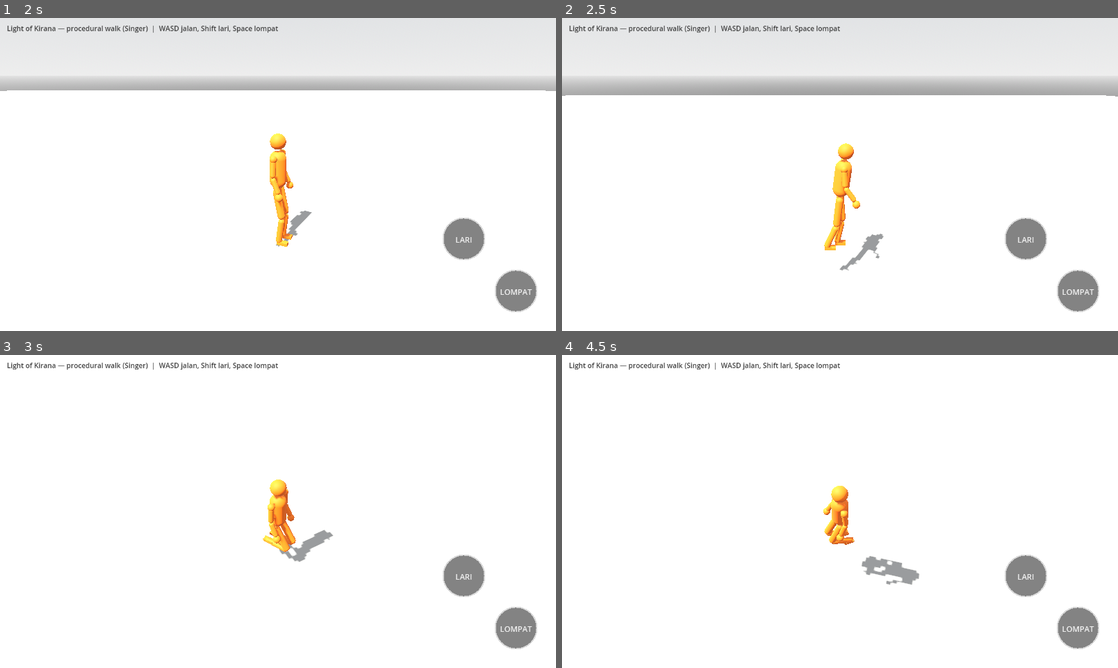
Above: before the commit, frames 1-4 (two rows, left to right).
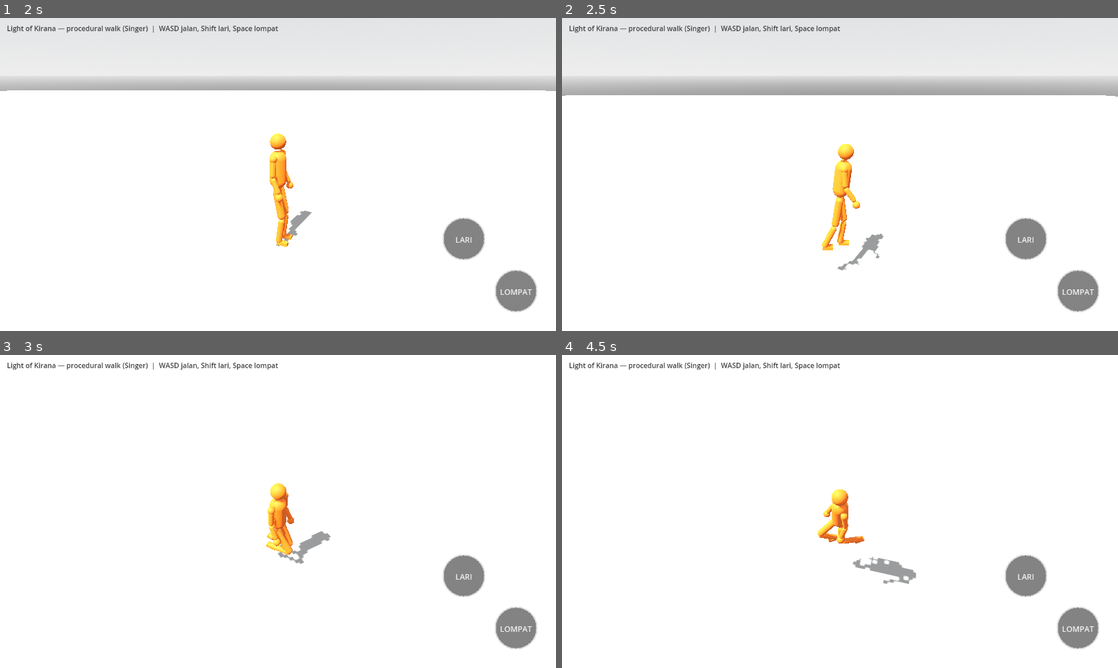
Above: after the commit, the same moments.

Repository: bagus123triga/light-of-kirana
Game: Godot game, scene res://scenes/main.tscn
Same seed, same stepped clock (60 frames per second), same inputs: the game is played once before the commit and once after it.
Inputs (mouse positions are in pixels of both pictures, inside the frame that each line leads up to):
- Up to frame 1 (2 s): tap Enter at 0.5 s; drag from (55, 271) to (333, 105) at 0.52 s; drag from (461, 240) to (250, 237) at 1.27 s
- Up to frame 2 (2.5 s): move the mouse to (1079, 290) at 2.02 s; hold D from 2.03 s (still down); hold Shift from 2.03 s (still down); click (1079, 290) at 2.17 s
- Up to frame 3 (3 s): release D at 2.75 s; release Shift at 2.75 s; drag from (250, 574) to (111, 464) at 2.77 s
- Up to frame 4 (4.5 s): move the mouse to (1006, 558) at 3.52 s; hold A 3.53-4.25 s; hold Shift 3.53-4.25 s; tap Space at 3.77 s; drag from (673, 464) to (756, 433) at 4.27 s

Frame 1 is identical in both runs. In frame 2, 0.3% of the frame differs, in the area x 46-57%, y 40-81%; in frame 3, 0.7%; in frame 4, 0.8%, in the area x 46-65%, y 41-74%.

Commit message:
Increase running stride and animate true alternating scissor jump

Diff:
--- a/scripts/procedural_humanoid.gd
+++ b/scripts/procedural_humanoid.gd
@@ -37,7 +37,7 @@
 # (1,65 m dari posisi badan saat trigger) dan swing TIDAK diturunkan dari
 # stride/speed — swing ditentukan siklus langkah, bukan kecepatan.
 const RUN_SWING := 0.40
-const RUN_STRIDE := 1.55
+const RUN_STRIDE := 1.80
 const RUN_GATE := 0.75  # kaki kedua baru boleh toe-off saat kaki pertama 75% ayunannya
 const RUN_FOOT_CLEARANCE := 0.24  # lutut terangkat lebih tinggi saat lari
 # Proportions (Bagus, 2026-11-09): upper thigh LONGER than lower
@@ -114,6 +114,7 @@
 var jump_timer := 0.0
 var jump_crouch := 0.0
 var run_jump_phase := 0.0
+var jump_from_run := false
 
 
 func _orange_material() -> StandardMaterial3D:
@@ -364,6 +365,8 @@
 		if jump_state == 0 and (test_mode or is_on_floor()):
 			jump_state = 1
 			jump_timer = 0.16
+			jump_from_run = is_running
+			run_jump_phase = 0.0
 			# Cancel any step in progress: a foot mid-swing to a
 			# far-ahead (1.1 m run) target would land way in front
 			# while the body is airborne, and the body would come
@@ -378,10 +381,13 @@
 		jump_timer -= delta
 		if jump_timer <= 0.0:
 			jump_state = 2
+			if jump_from_run:
+				# Start in a clear scissor pose: one leg forward, the other back.
+				run_jump_phase = PI * 0.5
 			if not test_mode:
 				velocity.y = 6.5
 	elif jump_state == 2:
-		if is_running:
+		if jump_from_run:
 			run_jump_phase += delta * 8.0
 		# ROOT CAUSE (screenshot 2026-11-09 21:43, reproduced headless):
 		# the old check also required velocity.y < 0.0 — but
@@ -415,10 +421,11 @@
 				# absorbs the impact instead of leaving the legs tucked and weightless.
 				land_from[i] = foot_planted_pos[i]
 				land_from[i].y = minf(land_from[i].y, 0.18)
-				var run_jump_landing_offset := sin(run_jump_phase) * 0.18 * (-1.0 if i == 0 else 1.0) if is_running else 0.0
+				var run_jump_landing_offset := sin(run_jump_phase) * 0.34 * (-1.0 if i == 0 else 1.0) if jump_from_run else 0.0
 				land_target[i] = global_position + wish_dir * 0.25 + fwd0 * run_jump_landing_offset + rgt0 * side0 * STEP_LATERAL + fwd0 * 0.05
 				land_target[i].y = 0.05
 			land_t = 0.0
+			jump_from_run = false
 	elif jump_state == 3:
 		jump_timer -= delta
 		if jump_timer <= 0.0:
@@ -473,7 +480,7 @@
 	# The foot lands ~0.4 m AHEAD of the body, so the stride target
 	# must be far (body travel during the swing + 0.4 m ahead).
 	var stride_max := 0.45 if not is_running else RUN_STRIDE
-	var stride := clampf(speed * (0.32 if not is_running else 0.52), 0.18, stride_max)
+	var stride := clampf(speed * (0.32 if not is_running else 0.58), 0.18, stride_max)
 	var swing := RUN_SWING if is_running else (clampf(stride / maxf(speed, 0.5), 0.16, SWING_TIME) if moving else SWING_TIME)
 
 	# Push-off lift (run): flight_timer is now set when a foot TOES OFF
@@ -608,8 +615,8 @@
 	if not on_floor_now:
 		for i in 2:
 			var jump_side := -1.0 if i == 0 else 1.0
-			var run_jump_air_offset := sin(run_jump_phase) * 0.22 * jump_side if is_running and jump_state == 2 else 0.0
-			var tuck := hip_global + Vector3(0, -0.84, 0) + forward * run_jump_air_offset + right * jump_side * 0.09
+			var run_jump_air_offset := sin(run_jump_phase) * 0.34 * jump_side if jump_from_run and jump_state == 2 else 0.0
+			var tuck := hip_global + Vector3(0, -0.89, 0) + forward * run_jump_air_offset + right * jump_side * 0.09
 			foot_planted_pos[i] = foot_planted_pos[i].lerp(tuck, clampf(delta * 8.0, 0.0, 1.0))
 		_was_airborne = true
 	elif _was_airborne:
